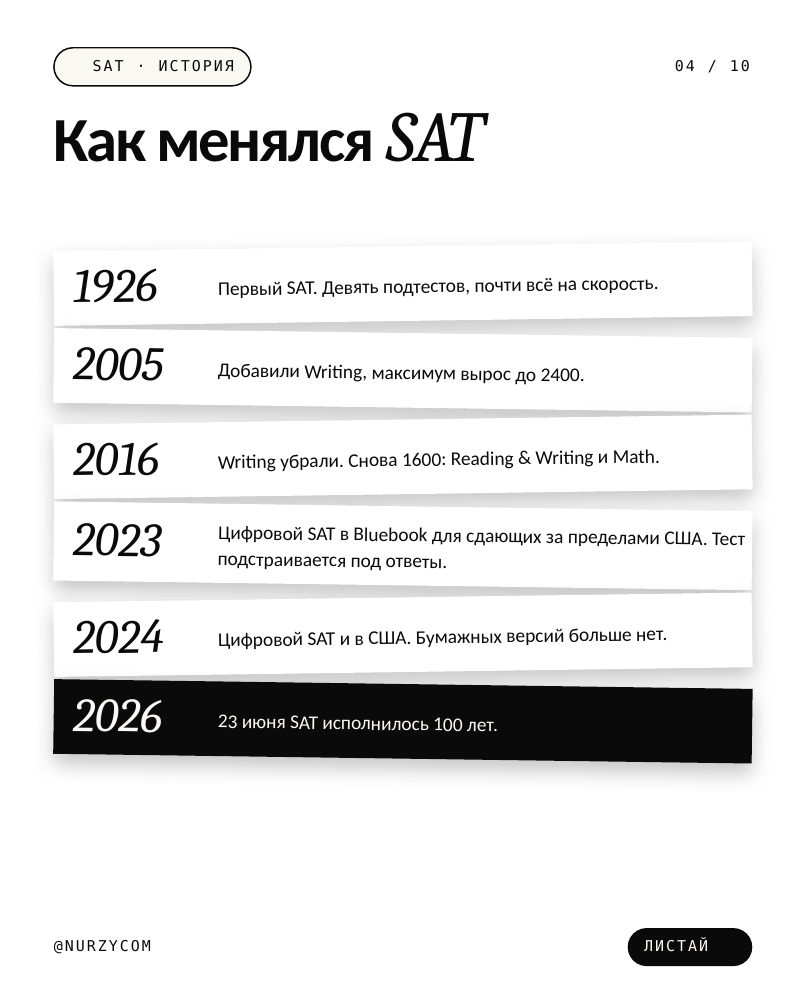
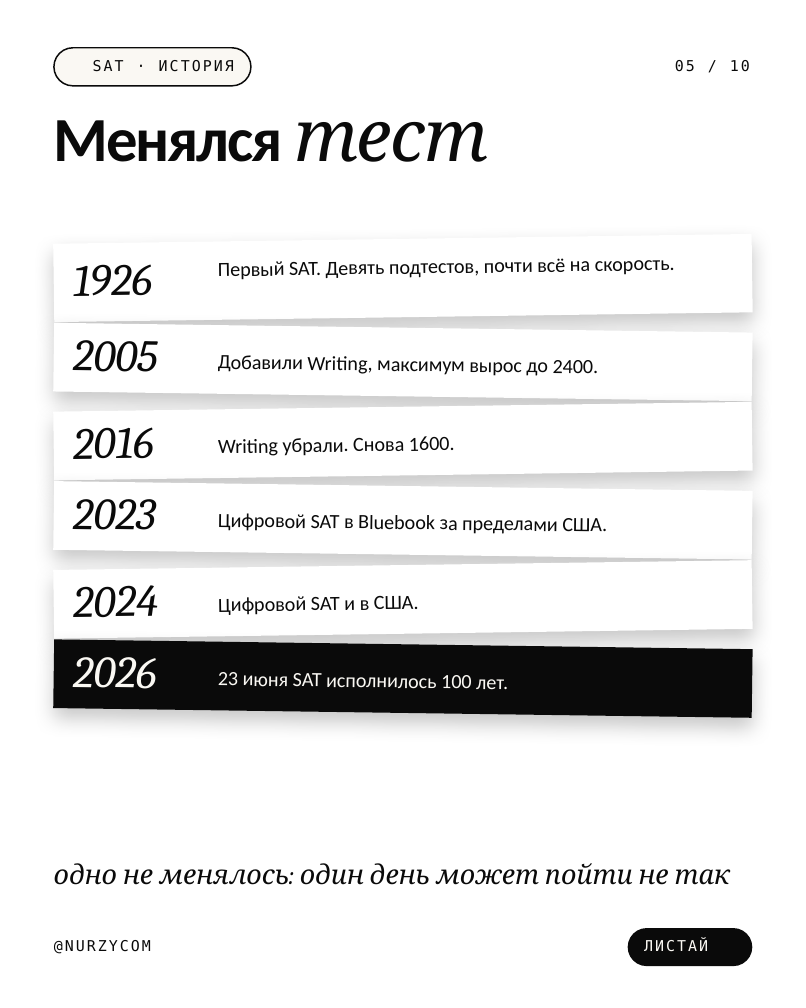
Before and after one commit to galiandojonathan-ship-it1/nurzycom_brand, a slide deck: slide 5 of social/pptx/sat-superscore.pptx (slide 4 before the commit). Drawn at 806x1008 pixels with LibreOffice and Linux fonts; fonts in the diff are those of the drawing; background and template pictures are left out. Boxes give left, top, right and bottom in pixels: in the first picture for what was removed or moved away, otherwise in the second. Text is boxed around its words. In the diff, an @@ line names an element or a change of style, - is before the commit and + after.

```diff
--- a/social/pptx/sat-superscore.pptx
+++ b/social/pptx/sat-superscore.pptx
@@ text at box(675, 60, 750, 72): text changed @@
-04 / 10
+05 / 10
@@ text at box(54, 120, 488, 162): text changed @@
-Как менялся SAT
+Менялся тест
@@ rectangle: place and size @@
-rectangle at box(53, 241, 753, 325)
+rectangle at box(53, 234, 753, 322)
@@ text "Первый SAT. Девять подтестов, почти ...": place and size @@
-text "Первый SAT. Девять подтестов, почти ..." at box(218, 278, 659, 298)
+text "Первый SAT. Девять подтестов, почти ..." at box(218, 258, 675, 280)
@@ rectangle: place and size @@
-rectangle at box(53, 328, 753, 412)
+rectangle at box(53, 323, 753, 401)
@@ text "2005": place and size @@
-text "2005" at box(73, 347, 163, 381)
+text "2005" at box(73, 340, 158, 372)
@@ text "Добавили Writing, максимум вырос до ...": place and size @@
-text "Добавили Writing, максимум вырос до ..." at box(218, 363, 585, 385)
+text "Добавили Writing, максимум вырос до ..." at box(218, 355, 599, 376)
@@ rectangle: place and size @@
-rectangle at box(53, 414, 753, 498)
+rectangle at box(53, 401, 753, 480)
@@ text "2016": place and size @@
-text "2016" at box(73, 442, 159, 476)
+text "2016" at box(73, 427, 154, 459)
@@ text at box(218, 436, 455, 456): text changed; size 13 to 13.5 pt @@
-Writing убрали. Снова 1600: Reading & Writing и Math.
+Writing убрали. Снова 1600.
@@ rectangle: place and size @@
-rectangle at box(53, 501, 753, 591)
+rectangle at box(53, 481, 753, 559)
@@ text "2023": place and size @@
-text "2023" at box(73, 523, 161, 557)
+text "2023" at box(73, 499, 156, 530)
@@ text at box(218, 513, 607, 534): text changed; size 13 to 13.5 pt @@
-Цифровой SAT в Bluebook для сдающих за пределами США. Тест подстраивается под ответы.
+Цифровой SAT в Bluebook за пределами США.
@@ rectangle: place and size @@
-rectangle at box(53, 593, 753, 677)
+rectangle at box(53, 560, 753, 639)
@@ text "2024": place and size @@
-text "2024" at box(73, 619, 164, 654)
+text "2024" at box(73, 585, 158, 617)
@@ text at box(218, 596, 419, 615): text changed; size 13 to 13.5 pt @@
-Цифровой SAT и в США. Бумажных версий больше нет.
+Цифровой SAT и в США.
@@ rectangle: place and size @@
-rectangle at box(53, 679, 753, 763)
+rectangle at box(53, 639, 753, 717)
@@ size 32 to 30 pt; line spacing 32pt to 30pt in 6 elements at box(73, 264, 152, 296), box(73, 340, 158, 372), box(73, 427, 154, 459), box(73, 499, 156, 530), box(73, 585, 158, 617), box(73, 657, 157, 689) @@
@@ text "2026": place and size @@
-text "2026" at box(73, 699, 162, 733)
+text "2026" at box(73, 657, 157, 689)
@@ size 13 to 13.5 pt; line spacing 17.6pt to 18.2pt in 3 elements at box(218, 355, 599, 376), box(218, 258, 675, 280), box(218, 672, 508, 690) @@
@@ text "23 июня SAT исполнилось 100 ...": place and size @@
-text "23 июня SAT исполнилось 100 ..." at box(218, 714, 498, 731)
+text "23 июня SAT исполнилось 100 ..." at box(218, 672, 508, 690)
@@ text added at box(54, 863, 731, 885), 18 pt, text #0A0A0A, italic @@
+одно не менялось: один день может пойти не так
```
Also in this commit, not shown: 8 other slides changed, 1 slide added, 1 slide removed, 21 other files.
